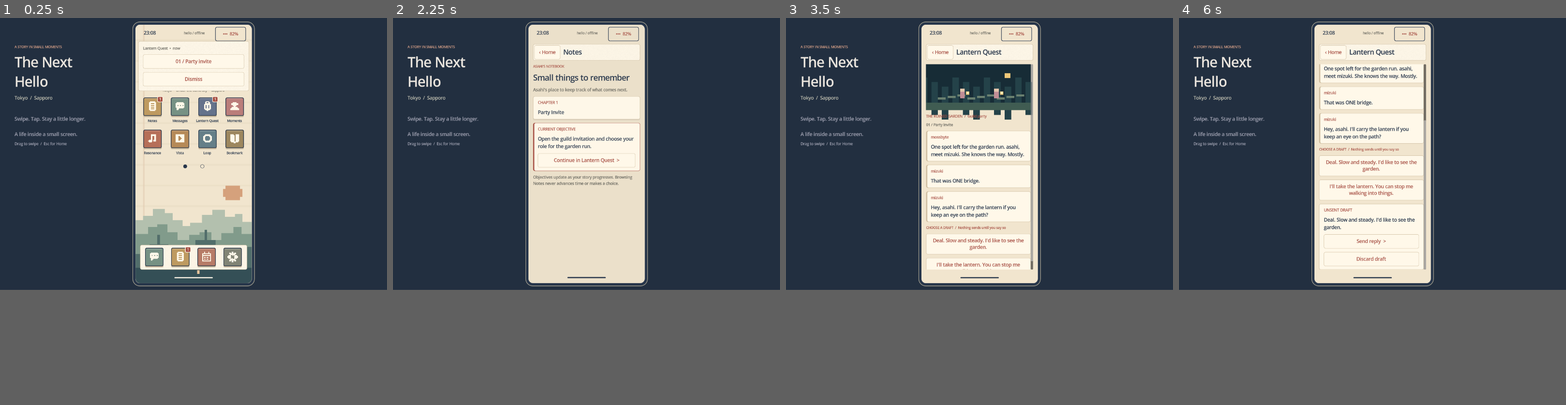
Above: before the commit, frames 1-4 (left to right).
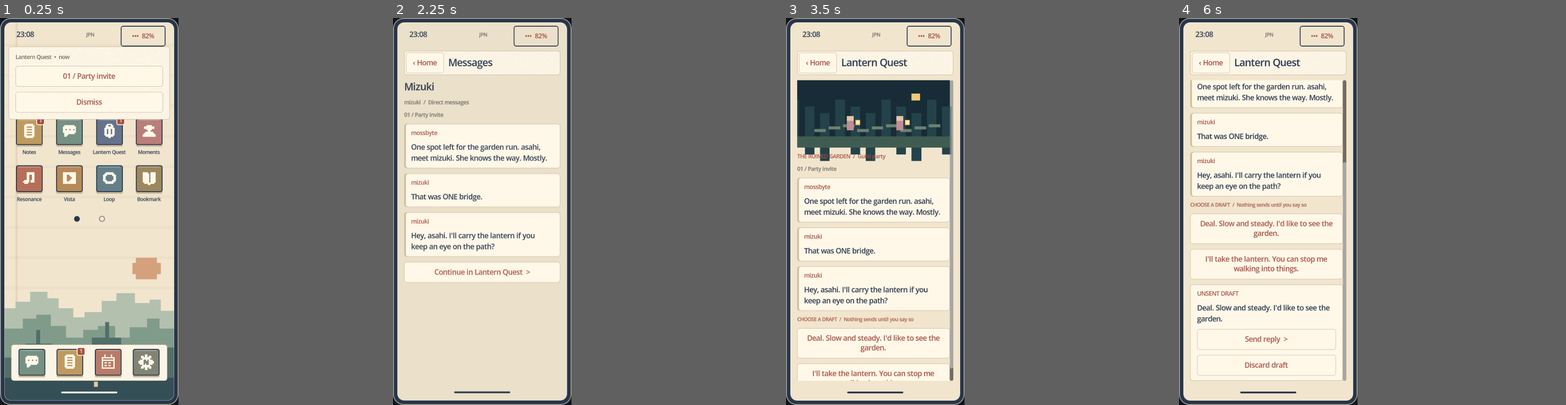
Above: after the commit, the same moments.

Repository: kynthesis/TheNextHello
Game: Godot game, scene res://scenes/phone.tscn
Same seed, same stepped clock (60 frames per second), same inputs: the game is played once before the commit and once after it.
Inputs (mouse positions are in pixels of both pictures, inside the frame that each line leads up to):
- Up to frame 1 (0.25 s): no input
- Up to frame 2 (2.25 s): click "••• 82%" at 0.5 s; click "Done" at 1.25 s; click (543, 107) at 2.02 s
- Up to frame 3 (3.5 s): click "Continue in Lantern Quest >" at 2.75 s
- Up to frame 4 (6 s): click "‹ Home" at 3.5 s; click (1357, 107) at 4.27 s; click "Continue in Lantern Quest >" at 5 s; click "Deal. Slow and steady. I'd li…" at 5.75 s
In our replay, the window is 800x562 before the commit and 369x800 after it. These sizes can differ from the game's own. Grey fills any space a smaller window leaves; there, only what the larger window draws over its background counts as a difference.

The runs differ from the first frame. In frame 1, 52% of the frame differs, in the area x 0-66%, y 0-100%; in frame 2, 43%; in frame 3, 43%; in frame 4, 46%.

Commit message:
v0.5.1: present only Asahi's phone and personalize UI to his POV

Diff:
--- a/content/opening.json
+++ b/content/opening.json
@@ -95,29 +95,29 @@
     "lives_callback.line.0": "If we ever meet, I'd rather have an ordinary afternoon than a perfect itinerary.",
     "lives_callback.line.1": "You compare a future leave window and agree to discuss it again. A visit is a possibility, not a promise.",
     "lives_callback.line.2": "Opening complete. Your call has opened a leave discussion and an everyday-friends introduction. The guild project and private postcard scenes belong to other paths.",
-    "invite.objective": "Open the guild invitation and choose your role for the garden run.",
+    "invite.objective": "The guild invited me to a garden run. I need to pick a role.",
     "chapter.1.title": "Party Invite",
-    "bridge.objective": "Decide with Mizuki how to cross the garden. Choose a reply, then send it.",
-    "splash.objective": "Reply to the bridge mishap and finish your first game session together.",
-    "first_dm.objective": "Read Mizuki's first private message and introduce yourself.",
-    "night.objective": "Choose what you would like to do together next. Each invitation leads to a different activity.",
-    "guild_agreed.objective": "Review your guild plan. When you are ready, use Later to begin the next story day.",
-    "private_agreed.objective": "Review your private postcard plan. When you are ready, use Later to begin the next story day.",
-    "lives_agreed.objective": "Review the proposed call. Use Later when you are ready to check your work availability.",
-    "guild_plan.objective": "Read the guild planning thread and agree on how you and Mizuki will help.",
+    "bridge.objective": "I should check with Mizuki before we cross that bridge.",
+    "splash.objective": "That bridge didn't go to plan. I still owe everyone a reply.",
+    "first_dm.objective": "Mizuki sent me a private message. I should introduce myself properly.",
+    "night.objective": "I'd like to spend more time with Mizuki. What should I suggest?",
+    "guild_agreed.objective": "A guild project with Mizuki. The plan is in Calendar; I'll pick this up later.",
+    "private_agreed.objective": "A postcard, just between us. I've kept the plan in Calendar for later.",
+    "lives_agreed.objective": "We might have a call. I need to check my work schedule first.",
+    "guild_plan.objective": "The guild is making plans. Mizuki and I need to decide how to help.",
     "chapter.2.title": "How We Spend Our Time",
-    "guild_event.objective": "Read how your small-group session went. Use Later when you are ready for the follow-up.",
-    "guild_guide.objective": "Read how your route guide helped the party. Use Later when you are ready for the follow-up.",
-    "guild_callback.objective": "Read Mizuki's next invitation. This completes the playable opening; there are no further objectives in this build.",
+    "guild_event.objective": "I've kept the messages from our small party. I'll check back later.",
+    "guild_guide.objective": "Our route guide is in the guild thread. I'll check back later.",
+    "guild_callback.objective": "Mizuki suggested another guild activity. I've kept her message for later.",
     "chapter.3.title": "Beyond the Username",
-    "private_photo.objective": "Read Mizuki's request and choose whether to work quietly together or reschedule. Her photo is available in Gallery.",
-    "private_event.objective": "Read the outcome of your quiet postcard session. Use Later when you are ready for the follow-up.",
-    "private_rescheduled.objective": "Review the new postcard date. Use Later when you are ready for the follow-up.",
-    "private_callback.objective": "Read Mizuki's follow-up after her deadline. This completes the playable opening; there are no further objectives in this build.",
-    "lives_work.objective": "Choose a work handoff slot, taking the proposed call into account.",
-    "lives_call.objective": "Read your first call with Mizuki. Use Later when you are ready to discuss what comes next.",
-    "lives_reschedule.objective": "Read how your rescheduled call went. Use Later when you are ready for the follow-up.",
-    "lives_callback.objective": "Review your possible journey in Calendar. This completes the playable opening; no trip is booked and there are no further objectives in this build."
+    "private_photo.objective": "Mizuki sent a photo and asked about working together. I should reply; I've kept her photo in Gallery.",
+    "private_event.objective": "I've saved our postcard session. I'll check in after her deadline.",
+    "private_rescheduled.objective": "The new postcard date is in Calendar. I'll check in later.",
+    "private_callback.objective": "Mizuki got back to me after her deadline. I've kept her message for later.",
+    "lives_work.objective": "I need to arrange my handoff before confirming the call.",
+    "lives_call.objective": "Our first call. I want to remember this. We can talk about next time later.",
+    "lives_reschedule.objective": "We found time for that call after all. I'll check in later.",
+    "lives_callback.objective": "A possible trip. I should look over the dates in Calendar; nothing is booked yet."
   },
   "nodes": {
     "invite": {
--- a/project.godot
+++ b/project.godot
@@ -21,10 +21,10 @@
 
 [display]
 
-window/size/viewport_width=1280
-window/size/viewport_height=900
-window/size/window_width_override=1280
-window/size/window_height_override=900
+window/size/viewport_width=414
+window/size/viewport_height=896
+window/size/window_width_override=414
+window/size/window_height_override=896
 
 [editor_plugins]
 
--- a/scripts/phone.gd
+++ b/scripts/phone.gd
@@ -46,7 +46,7 @@
 
 func _ready() -> void:
 	get_tree().auto_accept_quit = false
-	RenderingServer.set_default_clear_color(Color("222f40"))
+	RenderingServer.set_default_clear_color(Color("10151c"))
 	player = AudioStreamPlayer.new()
 	player.name = "Music"
 	add_child(player)
@@ -194,13 +194,10 @@
 func _layout() -> void:
 	if not is_instance_valid(frame):
 		return
-	var factor := maxf(0.05, minf((size.x - 24) / PHONE_SIZE.x, (size.y - 24) / PHONE_SIZE.y))
+	var factor := maxf(0.05, minf(size.x / PHONE_SIZE.x, size.y / PHONE_SIZE.y))
 	frame.size = PHONE_SIZE
 	frame.scale = Vector2.ONE * factor
 	frame.position = (size - PHONE_SIZE * factor) / 2
-	var side: Control = ui.get_node_or_null("Side")
-	if side:
-		side.visible = frame.position.x >= 310
 
 func _render() -> void:
 	if transition and transition.is_valid():
@@ -209,19 +206,6 @@
 		ui.remove_child(child)
 		child.queue_free()
 	ui.theme = _theme()
-	var side := VBoxContainer.new()
-	side.name = "Side"
-	side.position = Vector2(48, 88)
-	side.size = Vector2(260, 400)
-	ui.add_child(side)
-	side.add_child(_label("A STORY IN SMALL MOMENTS", 11, Color("dfa58b")))
-	side.add_child(_label("The Next\nHello", 44, Color("e9e4dd")))
-	side.add_child(_label("Tokyo  /  Sapporo", 15, Color("c4c3b4")))
-	var space := Control.new()
-	space.custom_minimum_size.y = 24
-	side.add_child(space)
-	side.add_child(_label("Swipe. Tap. Stay a little longer.\n\nA life inside a small screen.", 16, Color("a6a7b7")))
-	side.add_child(_label("Drag to swipe  /  Esc for Home", 12, Color("a6a7b7")))
 	frame = Control.new()
 	frame.name = "Device"
 	ui.add_child(frame)
@@ -345,7 +329,7 @@
 	time.position = Vector2(12, 9)
 	time.size = Vector2(70, 24)
 	bar.add_child(time)
-	var signal_name := _label("hello / offline", 11, MUTED)
+	var signal_name := _label("JPN", 11, MUTED)
 	signal_name.position = Vector2(126, 13)
 	signal_name.size = Vector2(116, 24)
 	signal_name.autowrap_mode = TextServer.AUTOWRAP_OFF
@@ -600,16 +584,13 @@
 	return scroller
 
 func _home() -> void:
-	var masthead := _label("A LITTLE CLOSER, EVERY DAY", 11, CORAL)
-	masthead.horizontal_alignment = HORIZONTAL_ALIGNMENT_CENTER
-	body.add_child(masthead)
 	var greeting := _label(_story_date().substr(0, 11), 15, INK)
 	greeting.horizontal_alignment = HORIZONTAL_ALIGNMENT_CENTER
 	body.add_child(greeting)
 	var clock := _label(_story_date().right(5), 54, INK)
 	clock.horizontal_alignment = HORIZONTAL_ALIGNMENT_CENTER
 	body.add_child(clock)
-	var caption := _label("Tokyo  ·  Under the same sky  ·  Sapporo", 11, MUTED)
+	var caption := _label("Tokyo", 13, MUTED)
 	caption.horizontal_alignment = HORIZONTAL_ALIGNMENT_CENTER
 	body.add_child(caption)
 	var grid := GridContainer.new()
@@ -633,23 +614,24 @@
 
 func _notes() -> void:
 	var journal: Dictionary = story.journal()
-	body.add_child(_label("ASAHI'S NOTEBOOK", 11, CORAL))
+	body.add_child(_label("MY NOTES", 11, CORAL))
 	body.add_child(_label("Small things to remember", 26))
-	body.add_child(_label("Asahi's place to keep track of what comes next.", 14, MUTED))
+	body.add_child(_label("Things I don't want to forget.", 14, MUTED))
 	_card("CHAPTER %d" % int(journal.chapter), journal.title)
-	var objective := _card("OPENING COMPLETE" if journal.complete else "CURRENT OBJECTIVE", journal.objective)
+	var objective := _card("FOR LATER" if journal.complete else "NEXT", journal.objective)
 	var bookmark := _style(SURFACE, RULE)
 	bookmark.border_width_left = 4
 	bookmark.border_color = CORAL
 	(objective.get_parent() as PanelContainer).add_theme_stylebox_override("panel", bookmark)
 	if journal.draft_pending:
-		objective.add_child(_label("You have an unsent draft. Review it before pressing Send.", 14, CORAL))
+		objective.add_child(_label("I still have a reply in drafts.", 14, CORAL))
 	_button(("Read in " if journal.complete else "Continue in ") + journal.app + "  >", _open.bind(journal.app), objective)
 	if not journal.completed.is_empty():
-		body.add_child(_label("Completed", 20))
+		body.add_child(_label("Earlier", 20))
 		for entry: Dictionary in journal.completed:
 			_card("✓ CHAPTER %d" % int(entry.chapter), entry.title)
-	body.add_child(_label("Objectives update as your story progresses. Browsing Notes never advances time or makes a choice.", 13, MUTED))
+	if journal.complete:
+		body.add_child(_label("End of the playable opening", 13, MUTED))
 
 func _conversation() -> void:
 	var is_game: bool = story.state.app == "Lantern Quest"
@@ -657,15 +639,15 @@
 		_art("lantern")
 		body.add_child(_label("THE RUINED GARDEN  /  Guild party", 12, CORAL))
 	else:
-		body.add_child(_label("Yukimura Mizuki, 23", 18))
-		body.add_child(_label("Sapporo, Hokkaido  •  Your conversation", 12, MUTED))
+		body.add_child(_label("Mizuki", 22))
+		body.add_child(_label("mizuki  /  Direct messages", 12, MUTED))
 	for entry: Dictionary in story.state.log:
 		# The shared history stays readable in both contexts; game messages retain speakers.
 		var speaker: String = entry.speaker
 		if speaker == "system":
 			body.add_child(_label(story.text(entry.text), 12, MUTED))
 		else:
-			var card := _card("YOU / asahi" if speaker == "asahi" else speaker, story.text(entry.text))
+			var card := _card("Me" if speaker == "asahi" else speaker, story.text(entry.text))
 			var bubble := _style(Color("ecd0b9") if speaker == "asahi" else SURFACE, RULE)
 			bubble.set_corner_radius_all(5)
 			bubble.border_width_right = 4 if speaker == "asahi" else 1
@@ -851,7 +833,7 @@
 	body.add_child(_label("Finite preview library. Storyboards are temporary media; no external streaming.", 13, MUTED))
 
 func _books() -> void:
-	body.add_child(_label("On your nightstand", 25))
+	body.add_child(_label("My bookshelf", 25))
 	var excerpts := [
 		["The Last Light on the Platform", "The train had gone, but the platform was still warm from everyone who had waited. She stayed another minute. There was no reason to hurry an empty evening."],
 		["Instructions for an Ordinary Day", "Buy the bread you like. Answer one letter. Open the window, even if only for a moment. The world will not become manageable all at once."],
@@ -859,7 +841,7 @@
 	for i in excerpts.size():
 		var card := _card(excerpts[i][0], excerpts[i][1])
 		_like_button("book_" + str(i), card, "Mark passage")
-	body.add_child(_label("YOUR READING NOTE", 12, CORAL))
+	body.add_child(_label("MY READING NOTE", 12, CORAL))
 	var note := TextEdit.new()
 	note.placeholder_text = "Keep a thought for later..."
 	note.text = story.state.notes
@@ -901,7 +883,7 @@
 func _calendar() -> void:
 	body.add_child(_label("Room for what matters", 25))
 	_card("OCTOBER  /  STORY TIME", "23 FRI  •  A party invitation\n24 SAT  •  The next shared activity\n27 TUE  •  A follow-up")
-	_card("YOUR PLAN", story.state.facts.get("commitment", "No new plans confirmed. Start with the Lantern Quest invitation."))
+	_card("MY PLANS", story.state.facts.get("commitment", "Nothing confirmed yet."))
 	if story.state.facts.has("work"):
 		_card("DESK", story.state.facts.work)
 	if story.state.facts.has("memory"):
@@ -916,7 +898,7 @@
 
 func _settings() -> void:
 	body.add_child(_label("Make yourself comfortable", 24))
-	_card("YOUR PHONE", "Tachibana Asahi, 29\nTokyo\n\nYukimura Mizuki, 23\nSapporo, Hokkaido")
+	_card("MY ACCOUNT", "Tachibana Asahi\nasahi\nTokyo, Japan")
 	_card("DISPLAY & READING", "The phone always keeps its 414:896 proportions. Window resolution changes its scale, never its shape. Swipe or drag to navigate; buttons remain available.")
 	for scale_value: float in [1.0, 1.5, 2.0]:
 		_button("Text size  %d%%" % int(scale_value * 100), func() -> void: _remember(); text_scale = scale_value; _save_settings(); _render())
--- a/tests/test_phone.gd
+++ b/tests/test_phone.gd
@@ -82,6 +82,7 @@
 	check(phone.frame.position.x >= 0 and phone.frame.position.y >= 0 and phone.frame.position.x + visual.x <= root.size.x + 1 and phone.frame.position.y + visual.y <= root.size.y + 1, label + " complete device fits")
 	check(phone.screen.size.is_equal_approx(Vector2(394, 876)), label + " app canvas stays fixed")
 	check(phone.body.size.x <= phone.scroller.size.x + 1, label + " content fits without horizontal clipping")
+	check(phone.ui.get_child_count() == 1 and phone.ui.get_child(0) == phone.frame, label + " only the phone is presented")
 
 func _initialize() -> void:
 	await process_frame
@@ -93,6 +94,13 @@
 	root.size = Vector2i(1280, 900)
 	phone.sound_volume = 0.5
 	phone._render()
+	await settle()
+	root.size = Vector2i(414, 896)
+	await settle()
+	fitted("phone-sized window")
+	check(phone.frame.position.is_zero_approx() and phone.frame.scale.is_equal_approx(Vector2.ONE), "default portrait window is filled by the phone")
+	await capture("asahi_phone")
+	root.size = Vector2i(1280, 900)
 	await settle()
 	phone.banner_id = ""
 	phone._refresh_overlay()
Not shown, changed: AGENTS.md
Not shown, changed: README.md
Not shown, changed: design/GDD.md
Not shown, changed: design/IMPLEMENTATION.md
Not shown, changed: tools/build_content.py
